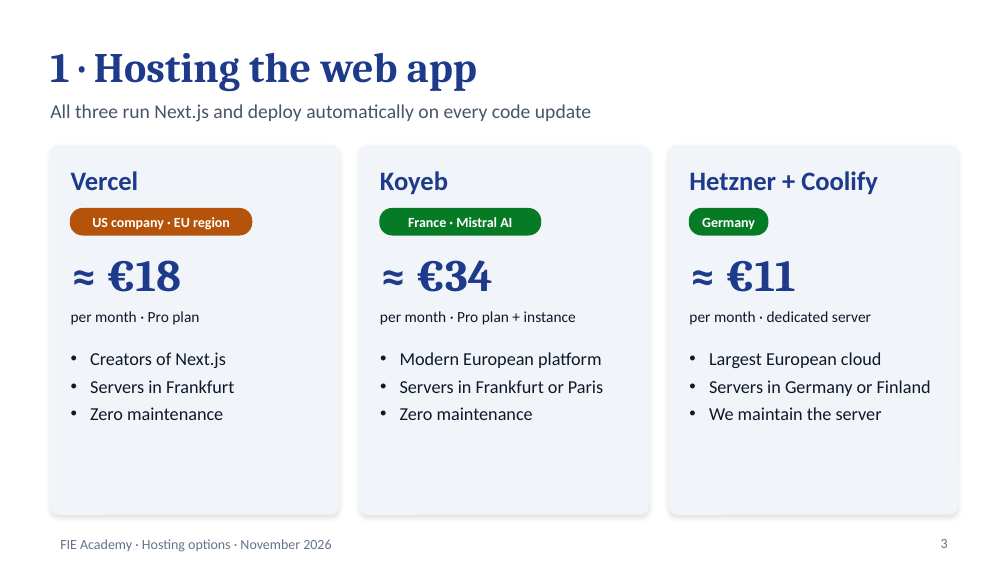
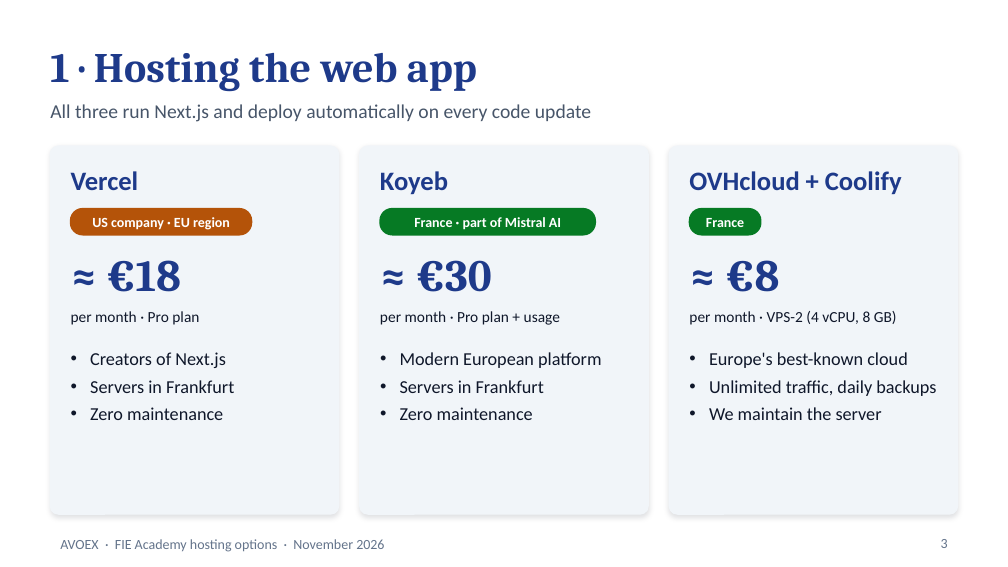
Before and after one commit to Angelvalkov2003/fie-academy, a slide deck: slide 3 of FIE_Academy_Hosting_Options.pptx. Drawn at 1008x567 pixels with LibreOffice and Linux fonts; fonts in the diff are those of the drawing. Boxes give left, top, right and bottom in pixels: in the first picture for what was removed or moved away, otherwise in the second. Text is boxed around its words. In the diff, an @@ line names an element or a change of style, - is before the commit and + after.

```diff
--- a/FIE_Academy_Hosting_Options.pptx
+++ b/FIE_Academy_Hosting_Options.pptx
@@ text at (x1=689, y1=171, x2=902, y2=194): text changed @@
-Hetzner + Coolify
+OVHcloud + Coolify
@@ rounded rectangle resized from (x1=380, y1=209, x2=540, y2=235) to (x1=380, y1=209, x2=596, y2=235) @@
@@ rounded rectangle resized from (x1=689, y1=209, x2=768, y2=235) to (x1=689, y1=209, x2=761, y2=235) @@
@@ text at (x1=414, y1=217, x2=561, y2=230): text changed @@
-France · Mistral AI
+France · part of Mistral AI
@@ text at (x1=706, y1=218, x2=744, y2=227): text changed @@
-Germany
+France
@@ text at (x1=416, y1=260, x2=491, y2=292): text changed @@
-≈ €34
+≈ €30
@@ text at (x1=726, y1=260, x2=780, y2=292): text changed @@
-≈ €11
+≈ €8
@@ text at (x1=380, y1=311, x2=560, y2=325): text changed @@
-per month · Pro plan + instance
+per month · Pro plan + usage
@@ text at (x1=689, y1=311, x2=897, y2=325): text changed @@
-per month · dedicated server
+per month · VPS-2 (4 vCPU, 8 GB)
@@ text at (x1=709, y1=352, x2=936, y2=396): text changed @@
-• Largest European cloud
-• Servers in Germany or Finland
+• Europe's best-known cloud
+• Unlimited traffic, daily backups
@@ text at (x1=400, y1=380, x2=544, y2=393): text changed @@
-• Servers in Frankfurt or Paris
+• Servers in Frankfurt
@@ text at (x1=60, y1=539, x2=384, y2=552): text changed @@
-FIE Academy · Hosting options · November 2026
+AVOEX · FIE Academy hosting options · November 2026
```
Also in this commit, not shown: 7 other slides changed, 1 other file.
